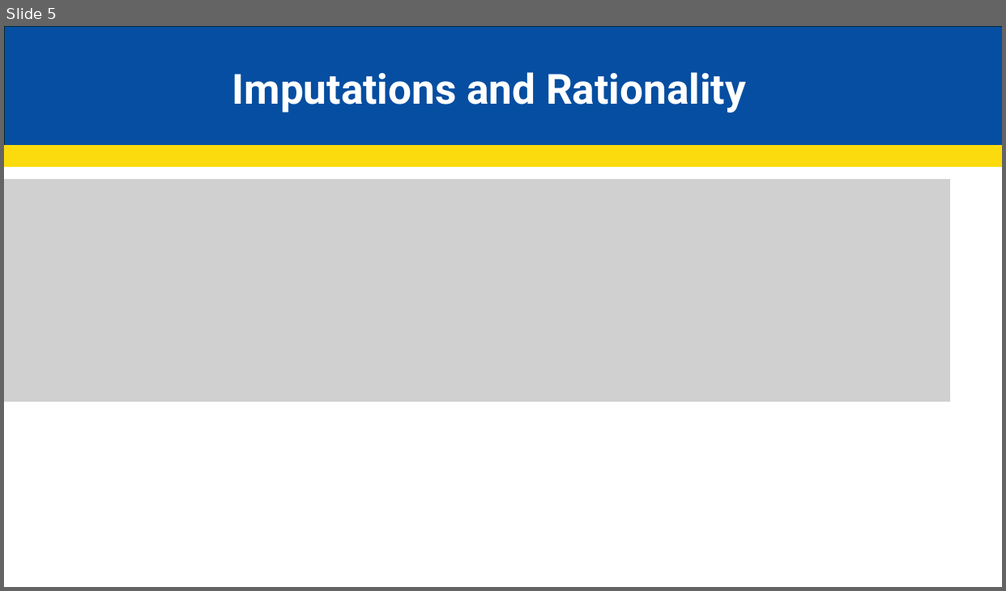
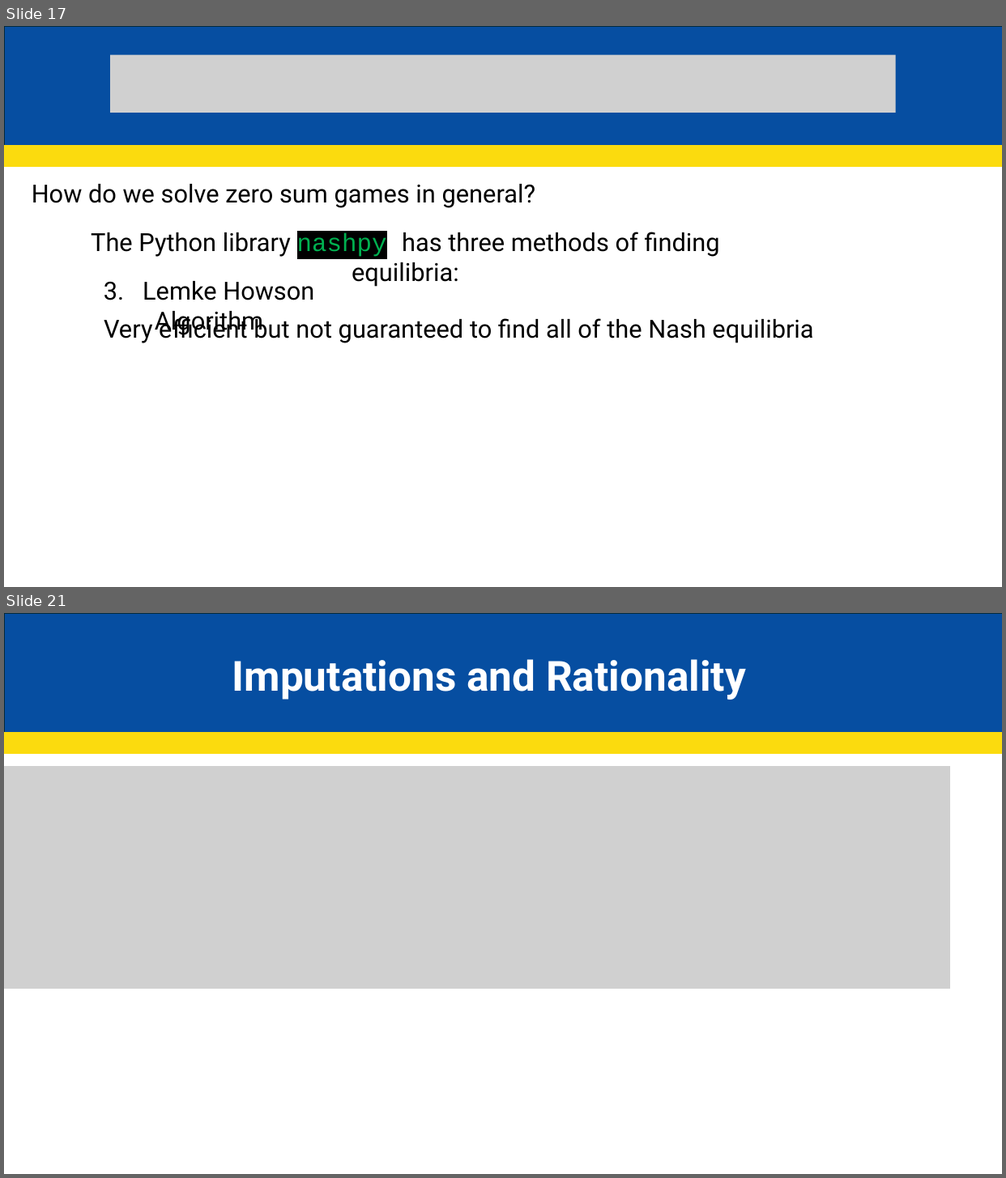
Before and after one commit to JakeCisc210/Candidacy, a slide deck: Reading Course/Presentations/Control Theory Part 1.pptx. Shown one above the other, each under a label of ours: slide 5 before the commit, slides 17 and 21 after it; the slides between them are not shown. The pictures are 1006x591 and 1006x1178 pixels, drawn with LibreOffice and Linux fonts; fonts in the diff are those of the drawing; grey boxes stand for pictures. Boxes give left, top, right and bottom in pixels: in the first picture for what was removed or moved away, otherwise in the second. Text is boxed around its words. In the diff, an @@ line names an element or a change of style, - is before the commit and + after.

```diff
--- a/Reading Course/Presentations/Control Theory Part 1.pptx
+++ b/Reading Course/Presentations/Control Theory Part 1.pptx
@@ slide 17 added at <box>4,26,1002,587</box>, background #FFFFFF @@
@@ rectangle added at <box>5,26,1002,146</box>, fill #064EA1, outline #092A39 1.5 pt @@
@@ picture added at <box>110,54,896,112</box> @@
@@ rectangle added at <box>4,146,1002,166</box>, fill #FBDB0E, outline #FBDB0E 1.5 pt @@
@@ text added at <box>32,184,536,208</box>, 24 pt, text #000000 @@
+  How do we solve zero sum games in general?
@@ text added at <box>91,232,720,257</box>, 24 pt, text #000000 @@
+  The Python library nashpy has three methods of finding equilibria:
@@ text added at <box>104,281,314,336</box>, 24 pt, text #000000 @@
+  3. Lemke Howson Algorithm
@@ text added at <box>104,315,813,344</box>, 24 pt, text #000000 @@
+  Very efficient but not guaranteed to find all of the Nash equilibria
@@ what was slide 5 is now slide 21 @@
```
Also in this commit, not shown: 2 slides changed, 17 other slides added, 2 slides removed.
